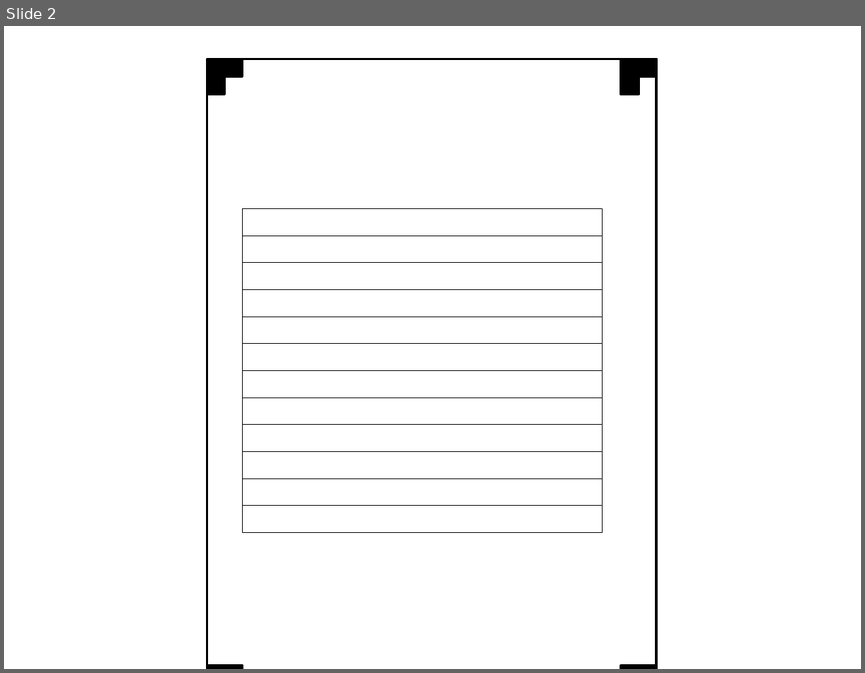
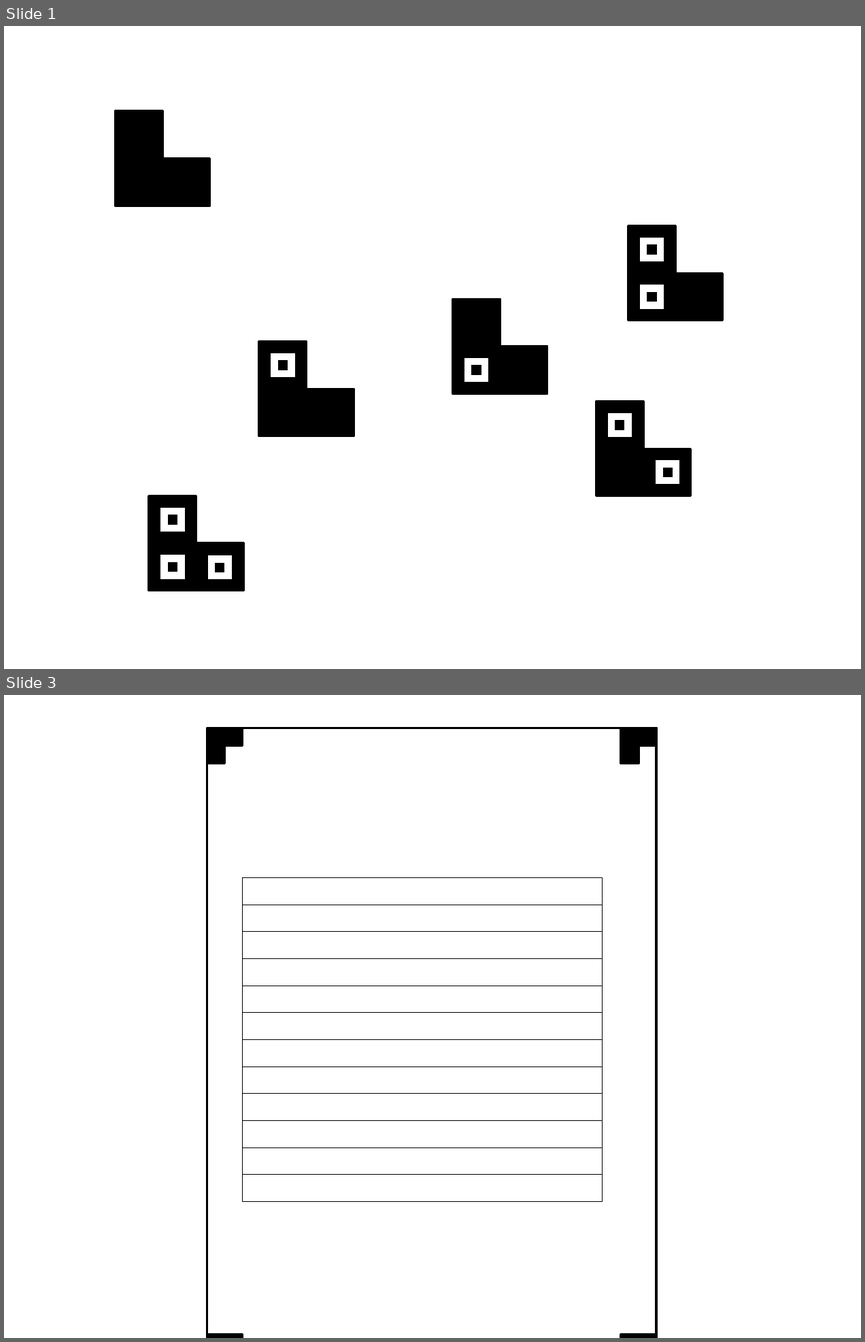
Before and after one commit to alvarogonzalezsotillo/test-evaluation, a slide deck: src/msword/models.ppt. Shown one above the other, each under a label of ours: slide 2 before the commit, slides 1 and 3 after it; the slides between them are not shown. The pictures are 865x673 and 865x1342 pixels, drawn with LibreOffice and Linux fonts; fonts in the diff are those of the drawing. Boxes give left, top, right and bottom in pixels: in the first picture for what was removed or moved away, otherwise in the second. Text is boxed around its words. In the diff, an @@ line names an element or a change of style, - is before the commit and + after.

```diff
--- a/src/msword/models.ppt
+++ b/src/msword/models.ppt
@@ slide 1 added at (x1=4, y1=26, x2=861, y2=669), background #FFFFFF @@
@@ rectangle added at (x1=116, y1=111, x2=162, y2=158), fill #000000, outline #000000 2 pt @@
@@ rectangle added at (x1=116, y1=159, x2=162, y2=206), fill #000000, outline #000000 2 pt @@
@@ rectangle added at (x1=162, y1=159, x2=209, y2=206), fill #000000, outline #000000 2 pt @@
@@ group added at (x1=628, y1=226, x2=722, y2=320): 5 rectangles @@
@@ group added at (x1=259, y1=342, x2=354, y2=435): 4 rectangles @@
@@ group added at (x1=453, y1=299, x2=547, y2=394): 4 rectangles @@
@@ group added at (x1=596, y1=401, x2=690, y2=495): 5 rectangles @@
@@ group added at (x1=149, y1=495, x2=243, y2=590): 6 rectangles @@
@@ what was slide 2 is now slide 3 @@
```
Also in this commit, not shown: 1 other slide added, 1 slide removed, 9 other files.
